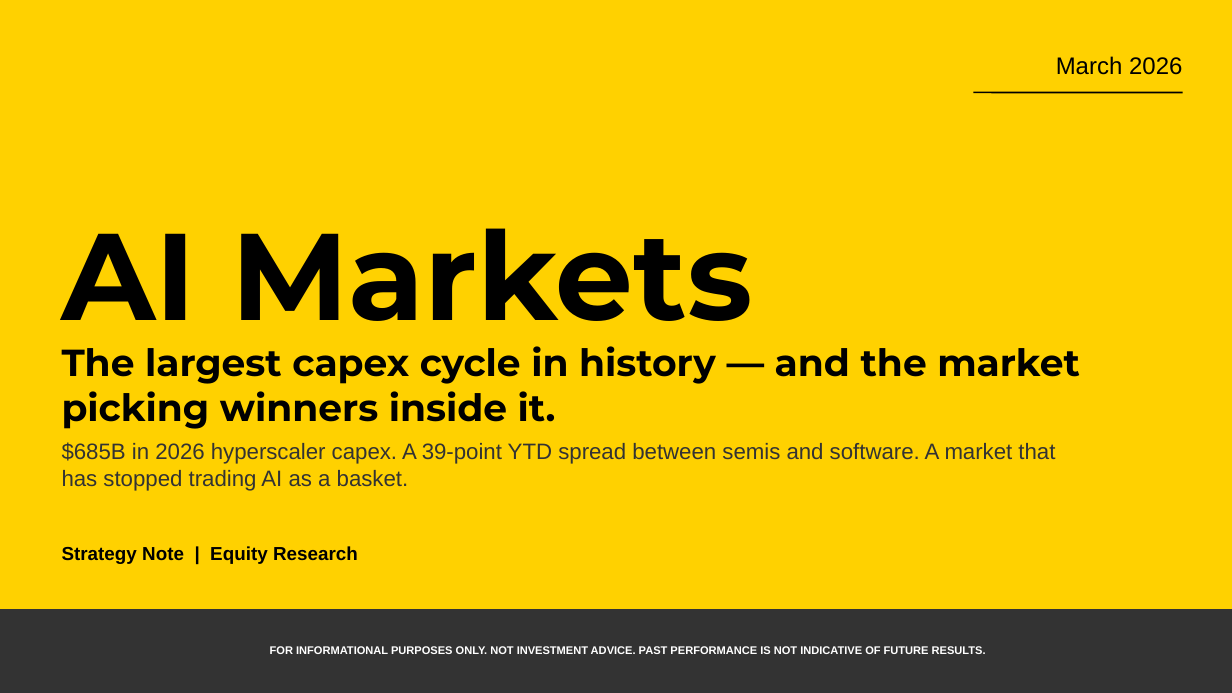
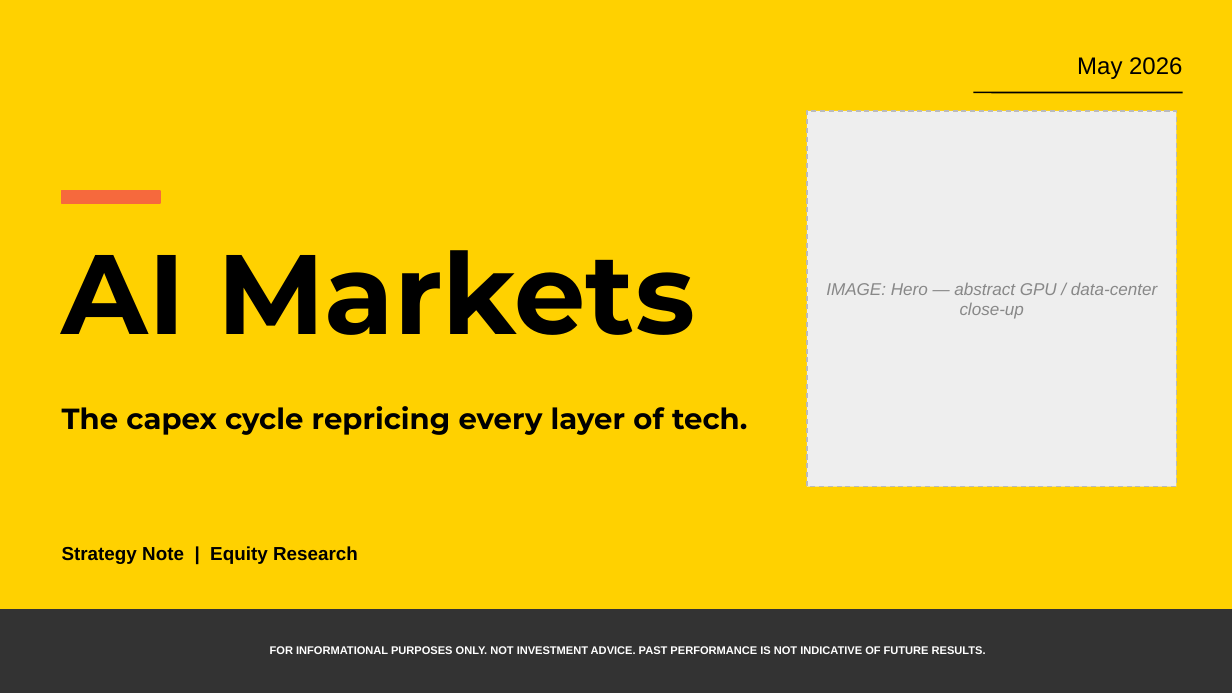
Before and after one commit to samuelcmcclellan-cell/ai-markets-deck, a slide deck: slide 1 of ai-markets-deck.pptx. Drawn at 1232x693 pixels with LibreOffice and Linux fonts; fonts in the diff are those of the drawing. Boxes give left, top, right and bottom in pixels: in the first picture for what was removed or moved away, otherwise in the second. Text is boxed around its words. In the diff, an @@ line names an element or a change of style, - is before the commit and + after.

```diff
--- a/ai-markets-deck.pptx
+++ b/ai-markets-deck.pptx
@@ text at [1077,57,1182,79]: text changed @@
-March 2026
+May 2026
@@ rectangle added at [807,111,1177,487], fill #EEEEEE, outline #BBBBBB 0.75 pt dashed @@
@@ rectangle added at [62,191,160,203], fill #F6693D, outline #F6693D 1 pt @@
@@ text "AI Markets": place and size @@
-text "AI Markets" at [62,228,753,349]
+text "AI Markets" at [62,250,695,335]
@@ text "AI Markets" at [62,250,695,335]: size 72 to 66 pt @@
@@ text added at [826,283,1157,319], 10 pt, text #888888, italic @@
+IMAGE: Hero — abstract GPU / data-center close-up
@@ text removed at [62,346,1080,429] @@
-The largest capex cycle in history — and the market picking winners inside it.
@@ text added at [62,406,747,435], 17 pt, text #000000, bold @@
+The capex cycle repricing every layer of tech.
@@ text removed at [62,442,1055,491] @@
-$685B in 2026 hyperscaler capex. A 39-point YTD spread between semis and software. A market that has stopped trading AI as a basket.
```
Also in this commit, not shown: 20 other slides changed, 23 other files.
